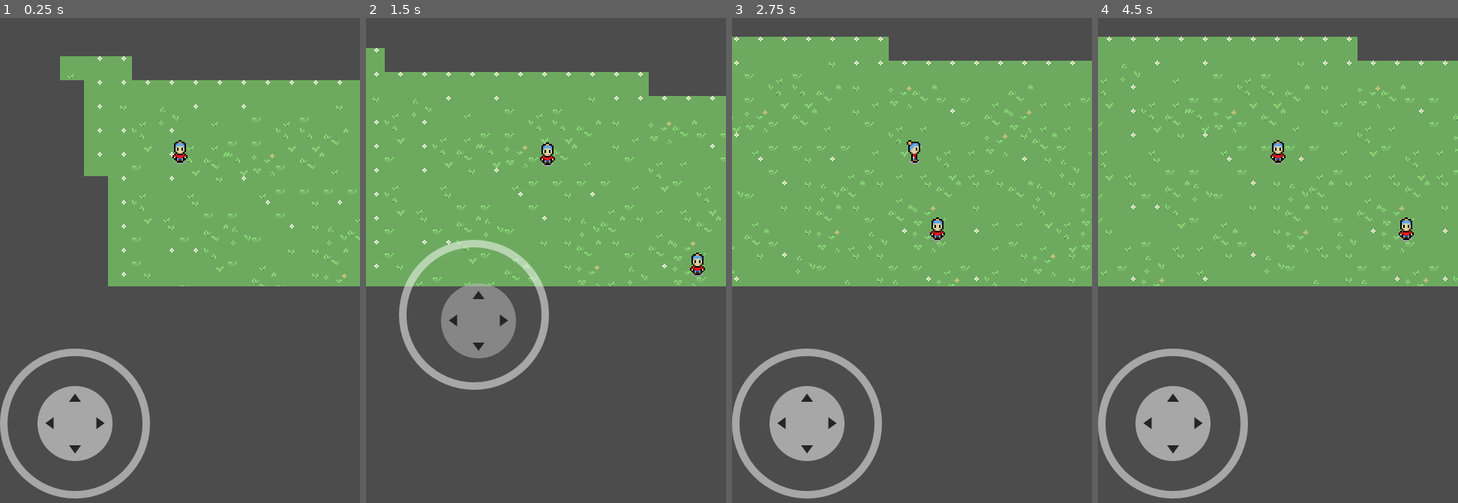
Above: before the commit, frames 1-4 (left to right).
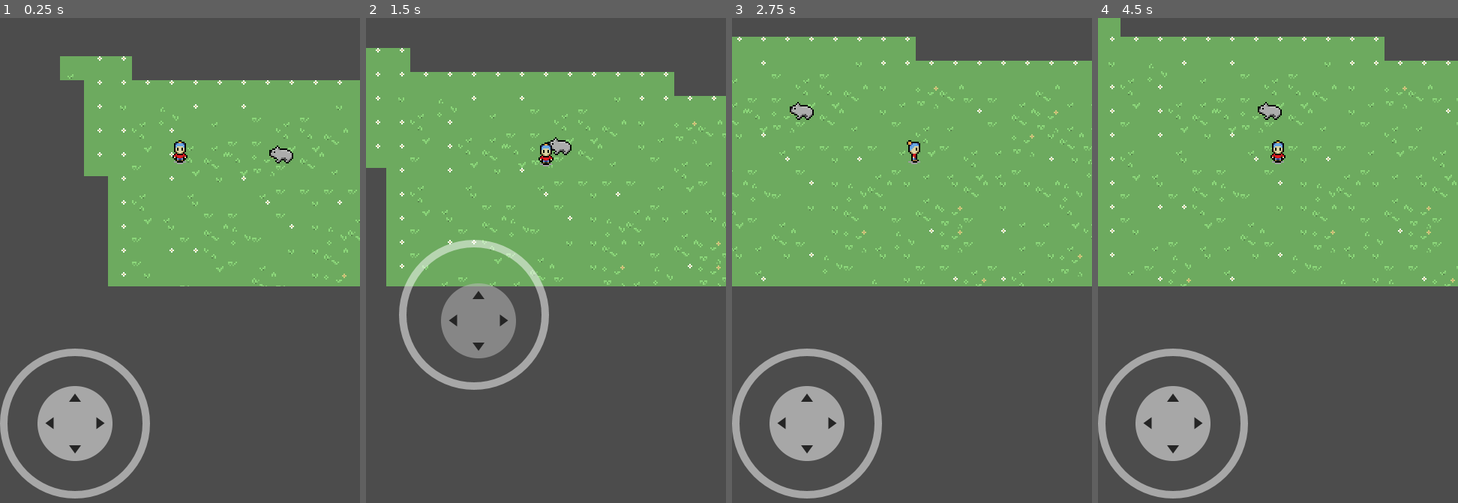
Above: after the commit, the same moments.

Repository: HaywardMorihara/2022Game
Game: Godot game, scene res://game/Game.tscn
Same seed, same stepped clock (60 frames per second), same inputs: the game is played once before the commit and once after it.
Inputs (mouse positions are in pixels of both pictures, inside the frame that each line leads up to):
- Up to frame 1 (0.25 s): no input
- Up to frame 2 (1.5 s): tap Enter at 0.5 s; move the mouse to (625, 260) at 0.52 s; hold Right (ui_right) 0.53-1.25 s; click (625, 260) at 0.67 s; drag from (474, 313) to (528, 396) at 1.27 s
- Up to frame 3 (2.75 s): move the mouse to (948, 168) at 2.02 s; hold Right (ui_right) from 2.03 s (still down)
- Up to frame 4 (4.5 s): release Right (ui_right) at 2.75 s; drag from (1260, 396) to (1170, 207) at 2.77 s; tap Space at 3.5 s; move the mouse to (1386, 367) at 3.52 s; hold Left (ui_left) 3.53-4.25 s; drag from (1170, 207) to (1224, 153) at 4.27 s

The runs differ from the first frame. In frame 1, 0.2% of the frame differs, in the area x 74-82%, y 26-30%; in frame 2, 5.4%, in the area x 0-100%, y 6-56%; in frame 3, 4.3%; in frame 4, 4.4%.

Commit message:
Starting Creature 1 Sprite

Diff:
--- a/world/World.tscn
+++ b/world/World.tscn
@@ -1,7 +1,7 @@
 [gd_scene load_steps=5 format=2]
 
 [ext_resource path="res://world/Player.tscn" type="PackedScene" id=1]
-[ext_resource path="res://world/creatures/Creature.tscn" type="PackedScene" id=2]
+[ext_resource path="res://world/creatures/Creature1.tscn" type="PackedScene" id=2]
 [ext_resource path="res://assets/art/tilesets/grass-tileset.png" type="Texture" id=3]
 
 [sub_resource type="TileSet" id=1]
@@ -41,5 +41,5 @@
 
 [node name="Player" parent="YSort" instance=ExtResource( 1 )]
 
-[node name="Creature" parent="YSort" instance=ExtResource( 2 )]
-position = Vector2( 176.389, 80.6349 )
+[node name="Creature1" parent="YSort" instance=ExtResource( 2 )]
+position = Vector2( 68.6657, 0.629963 )
--- a/world/creatures/Creature.tscn
+++ b/world/creatures/Creature.tscn
@@ -3,8 +3,8 @@
 [ext_resource path="res://assets/art/sprites/character.png" type="Texture" id=1]
 
 [sub_resource type="CapsuleShape2D" id=1]
-radius = 3.50347
-height = 7.69949
+radius = 3.77096
+height = 6.01081
 
 [node name="Creature" type="KinematicBody2D"]
 
--- a/world/creatures/Creature1.tscn
+++ b/world/creatures/Creature1.tscn
@@ -1,6 +1,15 @@
-[gd_scene load_steps=2 format=2]
+[gd_scene load_steps=3 format=2]
 
 [ext_resource path="res://world/creatures/Creature.tscn" type="PackedScene" id=1]
+[ext_resource path="res://assets/art/sprites/creature_01.png" type="Texture" id=2]
 
 [node name="Creature1" instance=ExtResource( 1 )]
-frame = 1
+
+[node name="Sprite" parent="." index="0"]
+texture = ExtResource( 2 )
+hframes = 13
+frame = 2
+
+[node name="CollisionShape2D" parent="." index="1"]
+position = Vector2( 0, 1.5 )
+rotation = 1.5708
Binary file changed: assets/art/palette.aseprite
Binary file added: assets/art/sprites/creature_01.aseprite
Binary file added: assets/art/sprites/creature_01.png
Not shown, added: assets/art/sprites/creature_01.png.import
